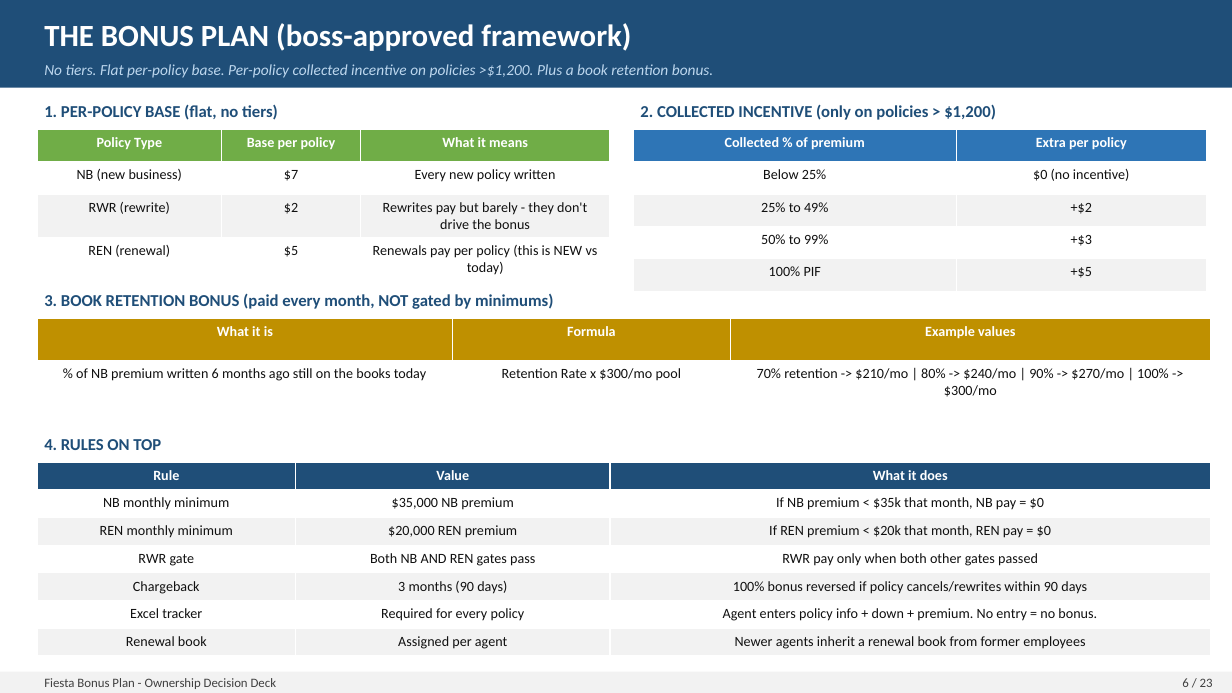
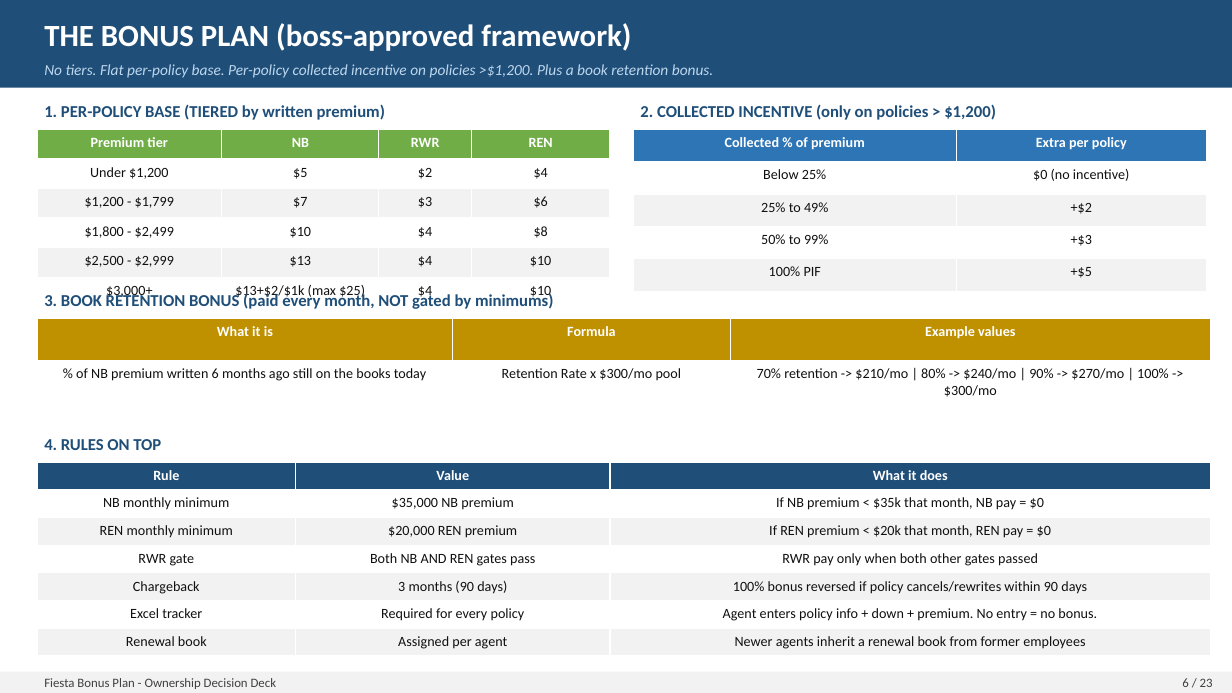
Before and after one commit to FAUS-tech/fiesta-bonus, a slide deck: slide 6 of output/Bonus_Proposal_Presentation.pptx. Drawn at 1232x693 pixels with LibreOffice and Linux fonts; fonts in the diff are those of the drawing. Boxes give left, top, right and bottom in pixels: in the first picture for what was removed or moved away, otherwise in the second. Text is boxed around its words. In the diff, an @@ line names an element or a change of style, - is before the commit and + after.

```diff
--- a/output/Bonus_Proposal_Presentation.pptx
+++ b/output/Bonus_Proposal_Presentation.pptx
@@ text at [44, 105, 385, 120]: text changed @@
-1. PER-POLICY BASE (flat, no tiers)
+1. PER-POLICY BASE (TIERED by written premium)
@@ table at [37, 129, 610, 307] @@
-Policy Type | Base per policy | What it means
-NB (new business) | $7 | Every new policy written
-RWR (rewrite) | $2 | Rewrites pay but barely - they don't drive the bonus
-REN (renewal) | $5 | Renewals pay per policy (this is NEW vs today)
+Premium tier | NB | RWR | REN
+Under $1,200 | $5 | $2 | $4
+$1,200 - $1,799 | $7 | $3 | $6
+$1,800 - $2,499 | $10 | $4 | $8
+$2,500 - $2,999 | $13 | $4 | $10
+$3,000+ | $13+$2/$1k (max $25) | $4 | $10
```
Also in this commit, not shown: 2 other slides changed, 3 other files.
